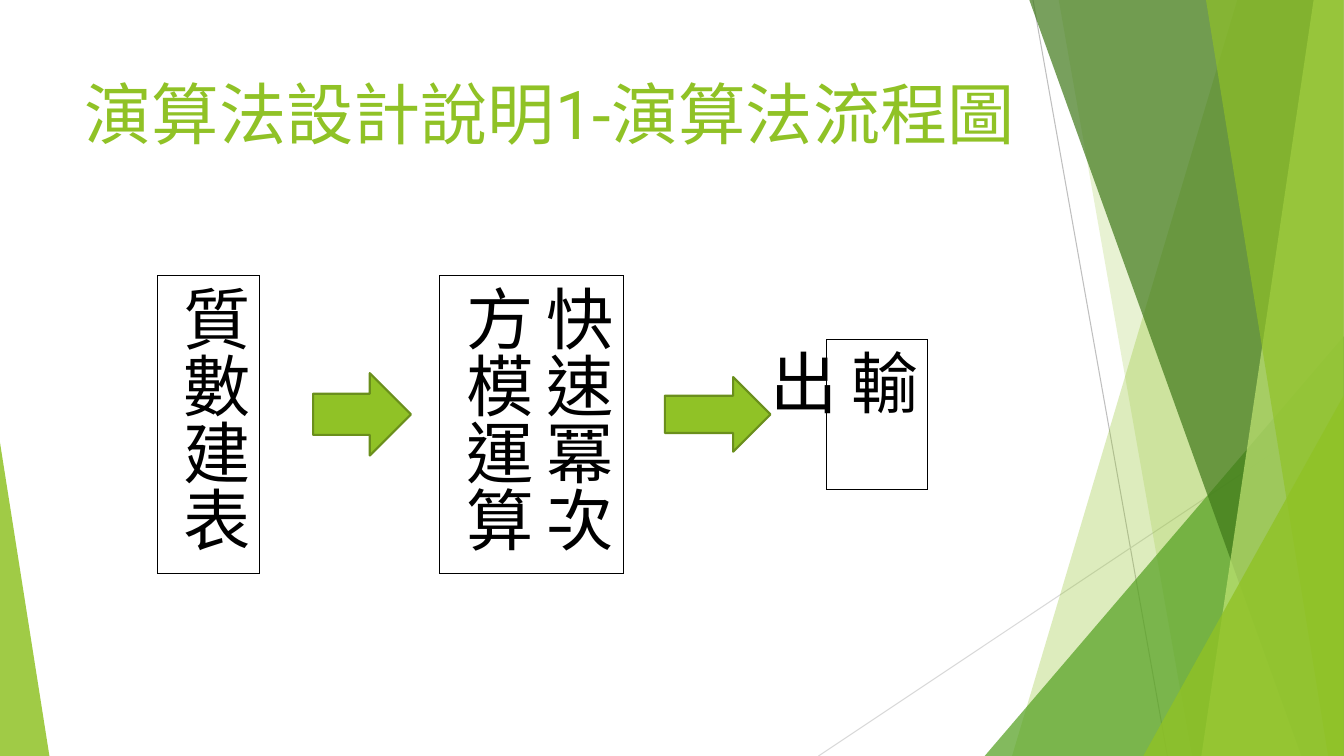
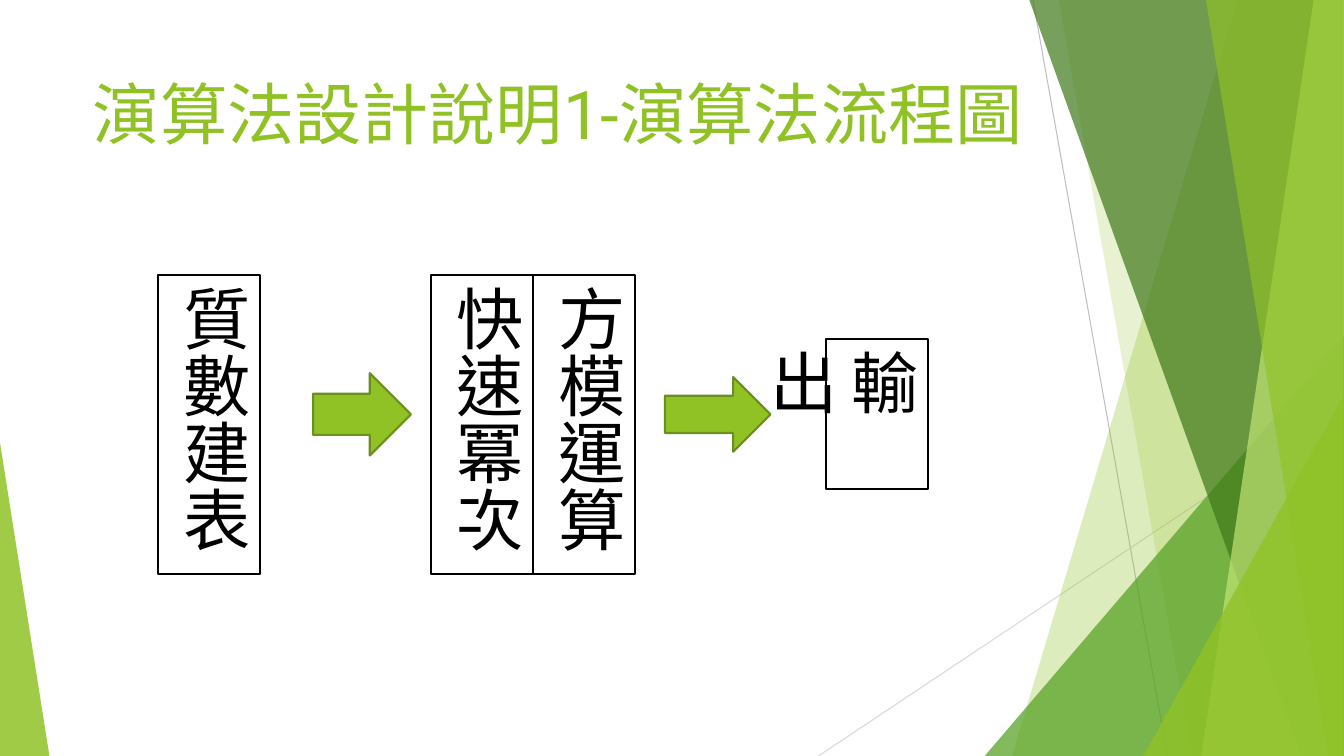
Before and after one commit to googleak28282/-, a slide deck: slide 7 of 二維線段樹.pptx. Drawn at 1344x756 pixels with LibreOffice and Linux fonts; fonts in the diff are those of the drawing. Boxes give left, top, right and bottom in pixels: in the first picture for what was removed or moved away, otherwise in the second. Text is boxed around its words. In the diff, an @@ line names an element or a change of style, - is before the commit and + after.

```diff
--- a/二維線段樹.pptx
+++ b/二維線段樹.pptx
@@ title "演算法設計說明1-演算法流程圖" at (93, 82, 1023, 145): alignment left to centre @@
@@ rectangle "快速冪次": place and size @@
-rectangle "快速冪次" at (441, 275, 624, 574)
+rectangle "快速冪次" at (432, 275, 533, 574)
@@ rectangle "快速冪次" at (432, 275, 533, 574): outline #000000 0.75 pt to #000000 1.5 pt @@
@@ text in rectangle at (457, 275, 524, 551): text changed @@
-快速冪次方模運算
+快速冪次
@@ rectangle added at (533, 275, 635, 574), outline #000000 1.5 pt, 48 pt, text #000000 @@
+方模運算
```
Also in this commit, not shown: 10 other slides changed, 1 slide added, 1 slide removed, 2 other files.
